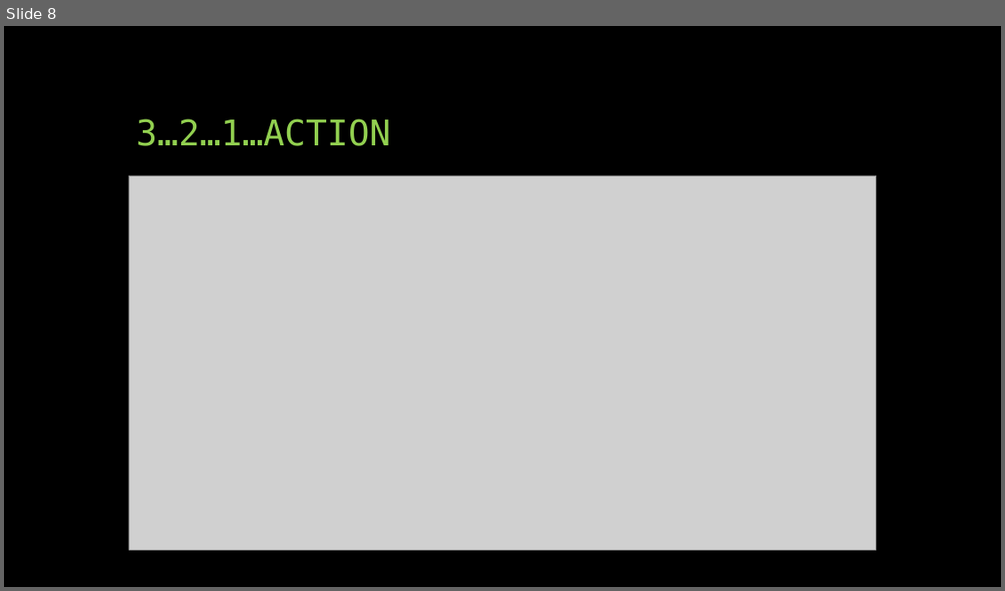
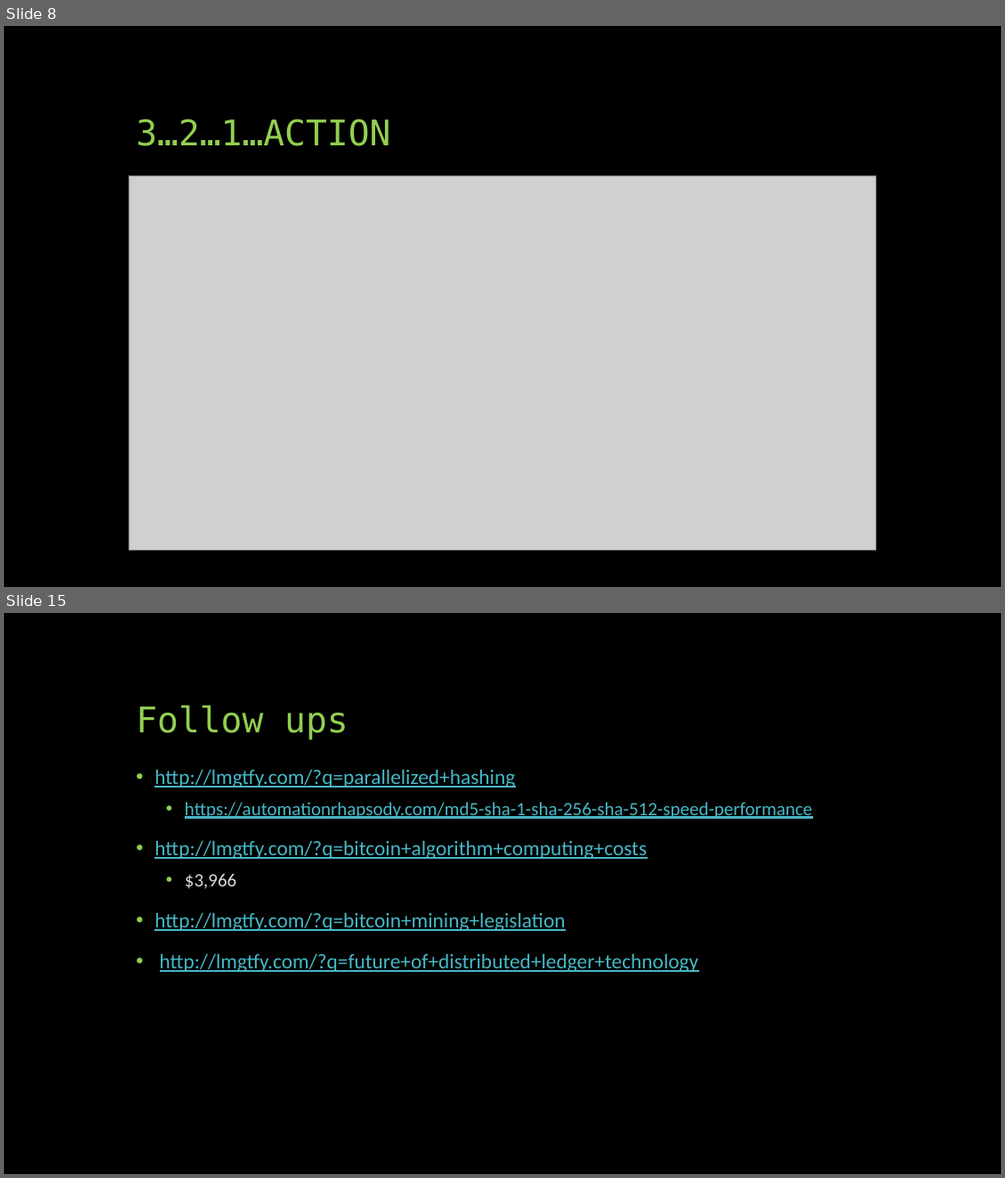
Before and after one commit to jcutrono/leanledger, a slide deck: Unmasking Blockchain.pptx. Shown one above the other, each under a label of ours: slide 8 before the commit, slides 8 and 15 after it; the slides between them are not shown. The pictures are 1005x591 and 1005x1178 pixels, drawn with LibreOffice and Linux fonts; fonts in the diff are those of the drawing; grey boxes stand for pictures. Boxes give left, top, right and bottom in pixels: in the first picture for what was removed or moved away, otherwise in the second. Text is boxed around its words. In the diff, an @@ line names an element or a change of style, - is before the commit and + after.

```diff
--- a/Unmasking Blockchain.pptx
+++ b/Unmasking Blockchain.pptx
@@ slide 15 added at (4, 613, 1001, 1174), background #000000 @@
@@ title added at (136, 705, 348, 739), 34 pt, text #92D050 @@
+Follow ups
@@ text added at (154, 770, 812, 972), 20 pt, text #47B8C7, underline @@
+• http://lmgtfy.com/?q=parallelized+hashing
+  • https://automationrhapsody.com/md5-sha-1-sha-256-sha-512-speed-performance
+• http://lmgtfy.com/?q=bitcoin+algorithm+computing+costs
+  • $3,966
+• http://lmgtfy.com/?q=bitcoin+mining+legislation
+• http://lmgtfy.com/?q=future+of+distributed+ledger+technology
```
Also in this commit, not shown: 1 slide changed, 7 other slides added, 6 slides removed, 1 other file.
